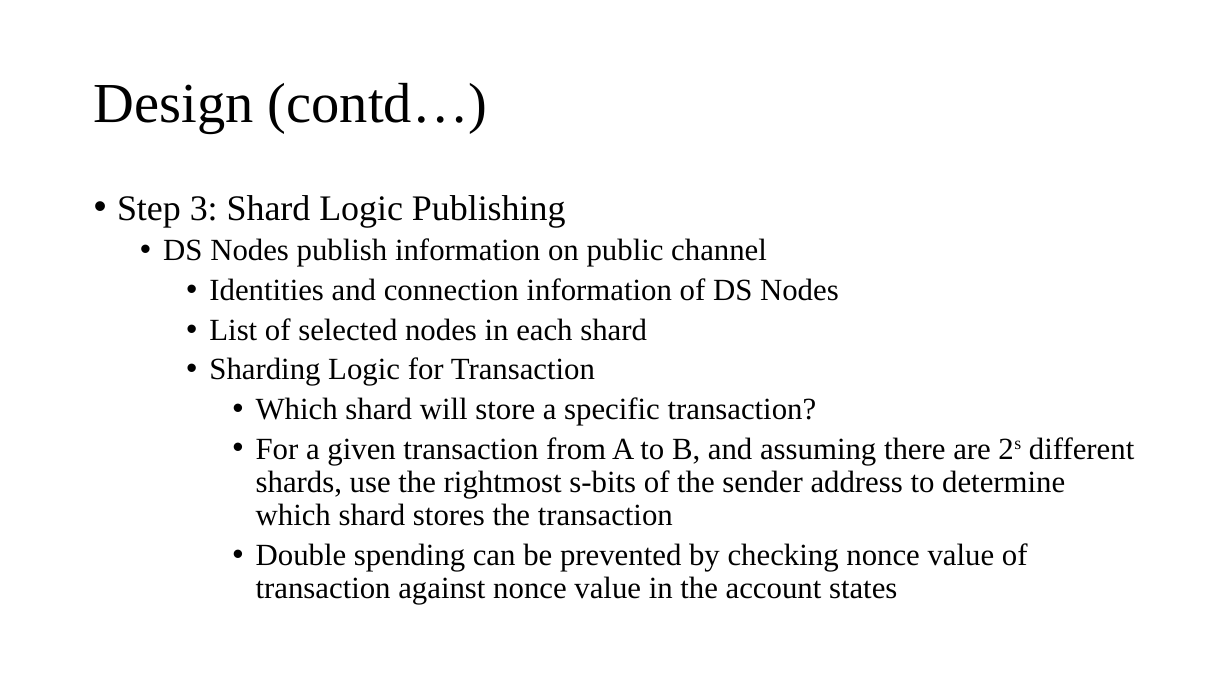
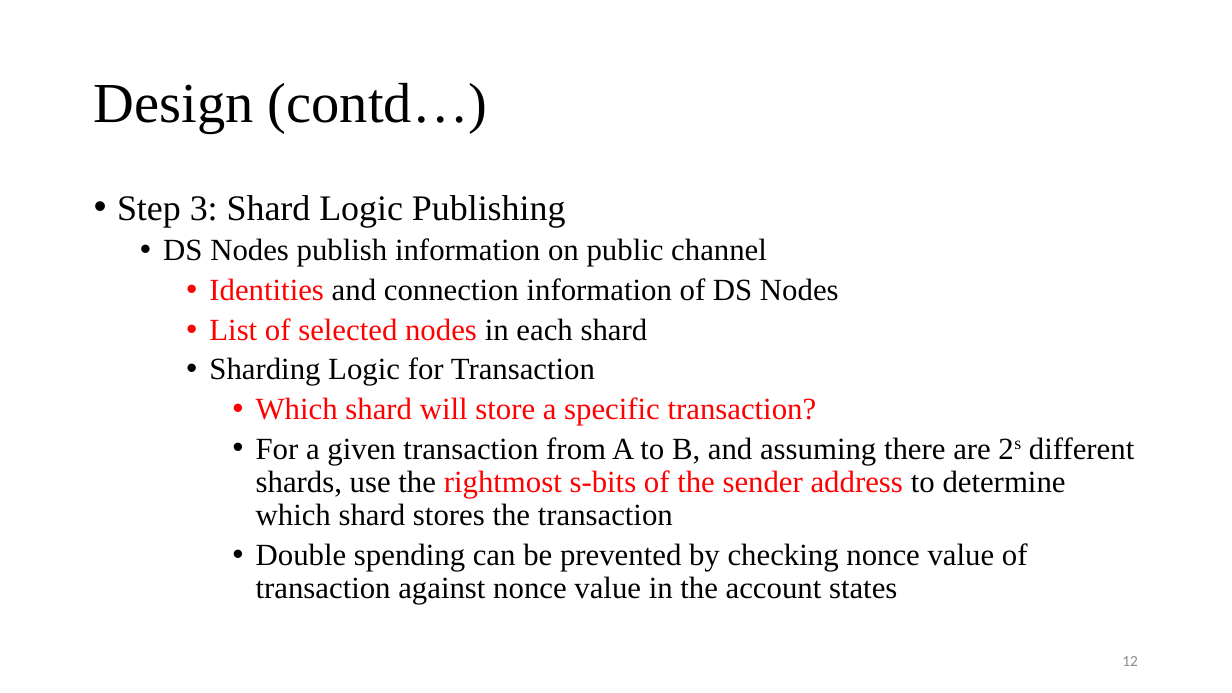
Before and after one commit to Tsajan/2018FallSemPOSTECH, a slide deck: slide 12 of CSED601 Dependable Computing/Sharding.pptx. Drawn at 1232x693 pixels with LibreOffice and Linux fonts; fonts in the diff are those of the drawing. Boxes give left, top, right and bottom in pixels: in the first picture for what was removed or moved away, otherwise in the second. Text is boxed around its words. In the diff, an @@ line names an element or a change of style, - is before the commit and + after.

```diff
--- a/CSED601 Dependable Computing/Sharding.pptx
+++ b/CSED601 Dependable Computing/Sharding.pptx
@@ text at (209,278,1134,526): text colour #000000 to #FF0000 in "Identities", "List of selected nodes", "Which shard will store a specific transaction?", "rightmost s-bits of the sender address" @@
@@ page number added at (1122,656,1138,666), 12 pt, text #8C8C8C @@
+12
```
Also in this commit, not shown: 22 other slides changed, 4 other files.
